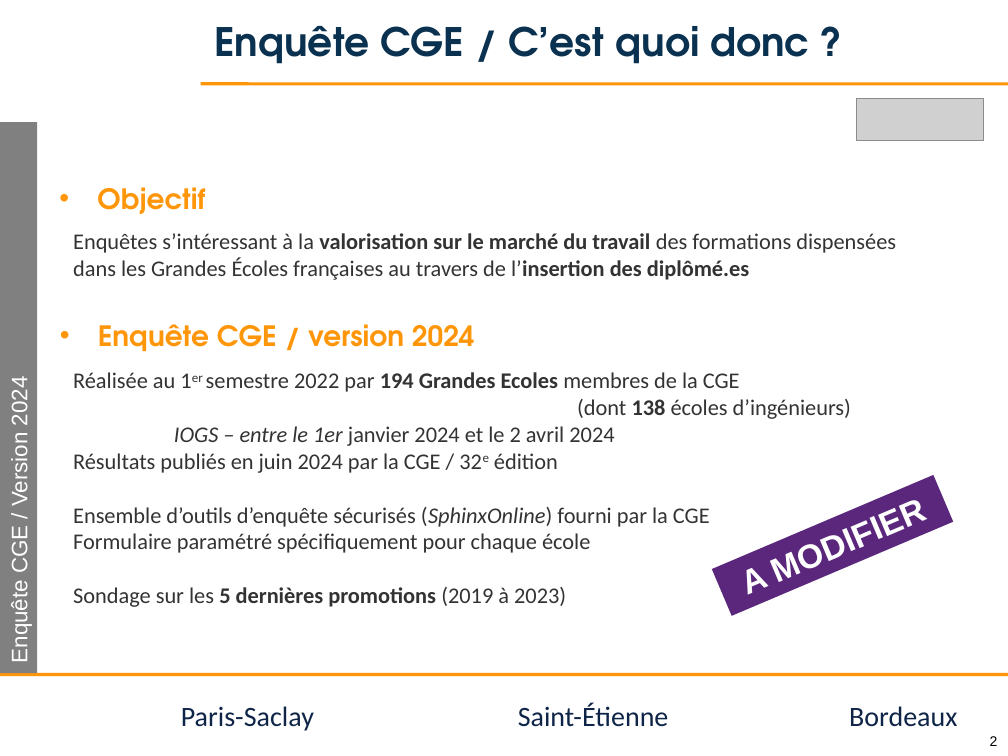
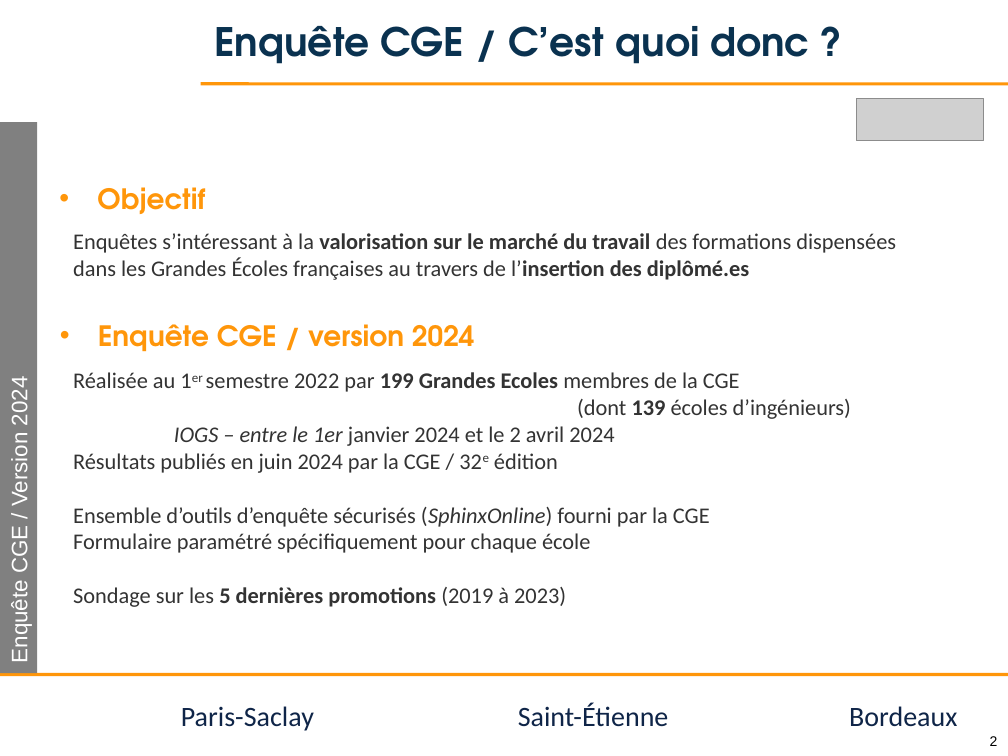
Before and after one commit to jvillemejane/jvillemejane, a slide deck: slide 2 of Presentations/2024_COPERF_CGE.pptx. Drawn at 1008x756 pixels with LibreOffice and Linux fonts; fonts in the diff are those of the drawing; grey boxes stand for pictures; background and template pictures are left out. Boxes give left, top, right and bottom in pixels: in the first picture for what was removed or moved away, otherwise in the second. Text is boxed around its words. In the diff, an @@ line names an element or a change of style, - is before the commit and + after.

```diff
--- a/Presentations/2024_COPERF_CGE.pptx
+++ b/Presentations/2024_COPERF_CGE.pptx
@@ text at [73, 372, 851, 419]: text changed @@
-Réalisée au 1er semestre 2022 par 194 Grandes Ecoles membres de la CGE
-(dont 138 écoles d’ingénieurs)
+Réalisée au 1er semestre 2022 par 199 Grandes Ecoles membres de la CGE
+(dont 139 écoles d’ingénieurs)
@@ rectangle removed at [711, 475, 953, 616] @@
-A MODIFIER
```
Also in this commit, not shown: 6 other slides changed, 3 slides added, 5 slides removed, 1 other file.
